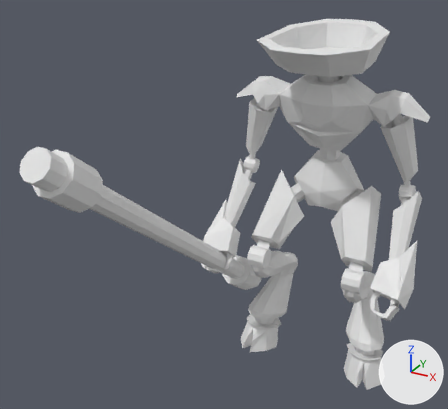
A saved change to the Blender file Assets/Resources/Models/Manticore.blend.
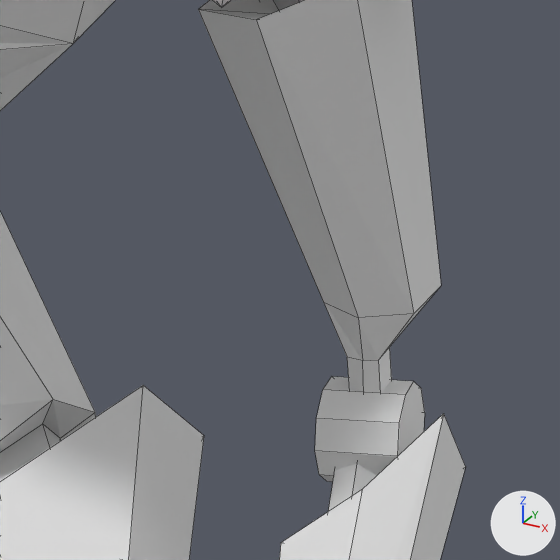
The first picture shows the older version from a camera (50 mm lens) standing at (2.82, -7.97, 6.44) and looking at (-0.64, -1.68, 3.29). The close-ups show both versions on the part from 78% to 98% of the width and 31% to 52% of the height of that picture; other places that the commit changed are outside them. The lights are fixed; the arrows at lower right show +X, +Y and +Z. The close-ups show mesh edges as thin lines.

The scene before the commit, as lines of its bpy script (objects in view):
```python
me_cylinder = bpy.data.meshes.new('Cylinder')
me_cylinder.from_pydata(...)  # 1050 vertices, 974 faces, 2 loose edges; spans x -1.6..1.6, y 0.0..5.3, z -0.94..4.23
me_cylinder.materials.append(None)
# before: 842 (1.08, 3.41, -0.19) at pixel (323, 301), 843 (1.1, 3.42, -0.37), 844 (1.28, 3.43, -0.17) at pixel (413, 313), 845 (1.29, 3.44, -0.34) at pixel (441, 285), 846 (1.17, 3.42, -0.12) at pixel (358, 317)
# before: 847 (1.2, 3.44, -0.41), 854 (1.19, 3.31, -0.26), 855 (1.18, 3.3, -0.18) at pixel (362, 360), 856 (1.22, 3.32, -0.25) at pixel (389, 346), 857 (1.21, 3.31, -0.18) at pixel (378, 359)
# before: 858 (1.15, 3.31, -0.26), 859 (1.15, 3.3, -0.19) at pixel (347, 357)
ob_manticore = bpy.data.objects.new('Manticore', me_cylinder)
ob_manticore.location = (0.0, 0.0, 0.0)
ob_manticore.rotation_euler = (1.571, 0.0, 0.0)  # degrees (90, 0, 0)
```
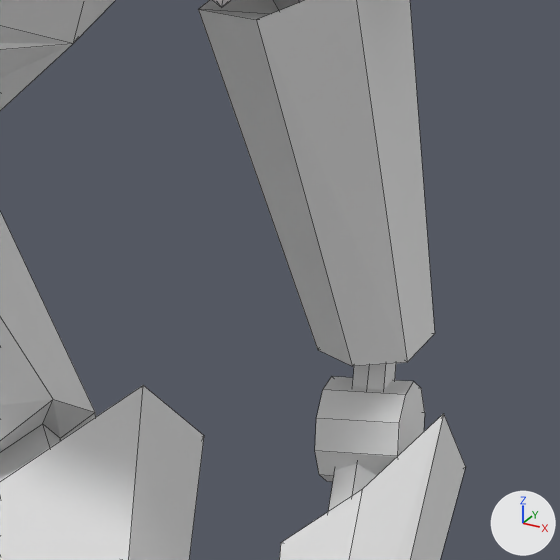
Changed parts and their boxes (x1, y1, x2, y2) in the close-ups (560 x 560 px; the box of a moved part takes in the faces that stretch with it):
```json
{"part": 1, "of": "me_cylinder", "change": "moved or reshaped", "before": [198, 0, 441, 393], "after": [198, 0, 435, 390]}
```

The change, as JSON lines over the scene's bpy script:
```json
{"block": "me_cylinder", "where": "me_cylinder.from_pydata(...)  # 1050 vertices, 974 faces, 2 loose edges; spans x -1.6..1.6, y 0.0..5.3, z -0.94..4.23"}
{"block": "me_cylinder", "where": "# used by ob_manticore; location = (0.0, 0.0, 0.0); rotation_euler = (1.571, 0.0, 0.0), in degrees (90, 0, 0)"}
{"block": "me_cylinder", "where": "# verts and faces of me_cylinder; kept vertices keep their numbers, new ones are numbered from 1050"}
{"block": "me_cylinder", "change": "me_cylinder part 1"}
{"op": "add", "block": "me_cylinder", "code": "for i in [*range(842, 847)]: verts[i] += (0.0, -0.11, 0.0)"}
{"op": "add", "block": "me_cylinder", "code": "for i in [856, 857, 858]: verts[i] += (0.01, 0.01, -0.05)"}
{"op": "add", "block": "me_cylinder", "code": "verts[847] = (1.2, 3.32, -0.41)  # moved"}
{"op": "add", "block": "me_cylinder", "code": "verts[854] = (1.19, 3.33, -0.31)  # moved"}
{"op": "add", "block": "me_cylinder", "code": "verts[855] = (1.19, 3.32, -0.23)  # moved"}
{"op": "add", "block": "me_cylinder", "code": "verts[859] = (1.15, 3.31, -0.24)  # moved"}
```
